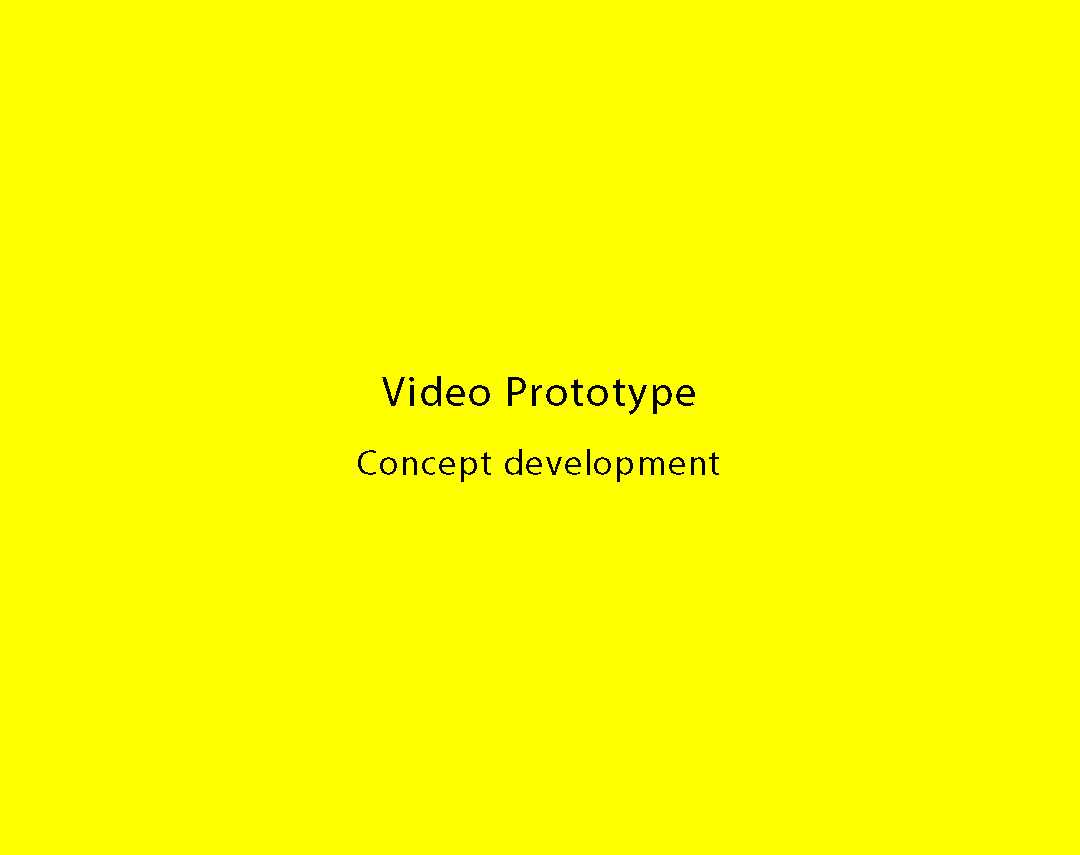
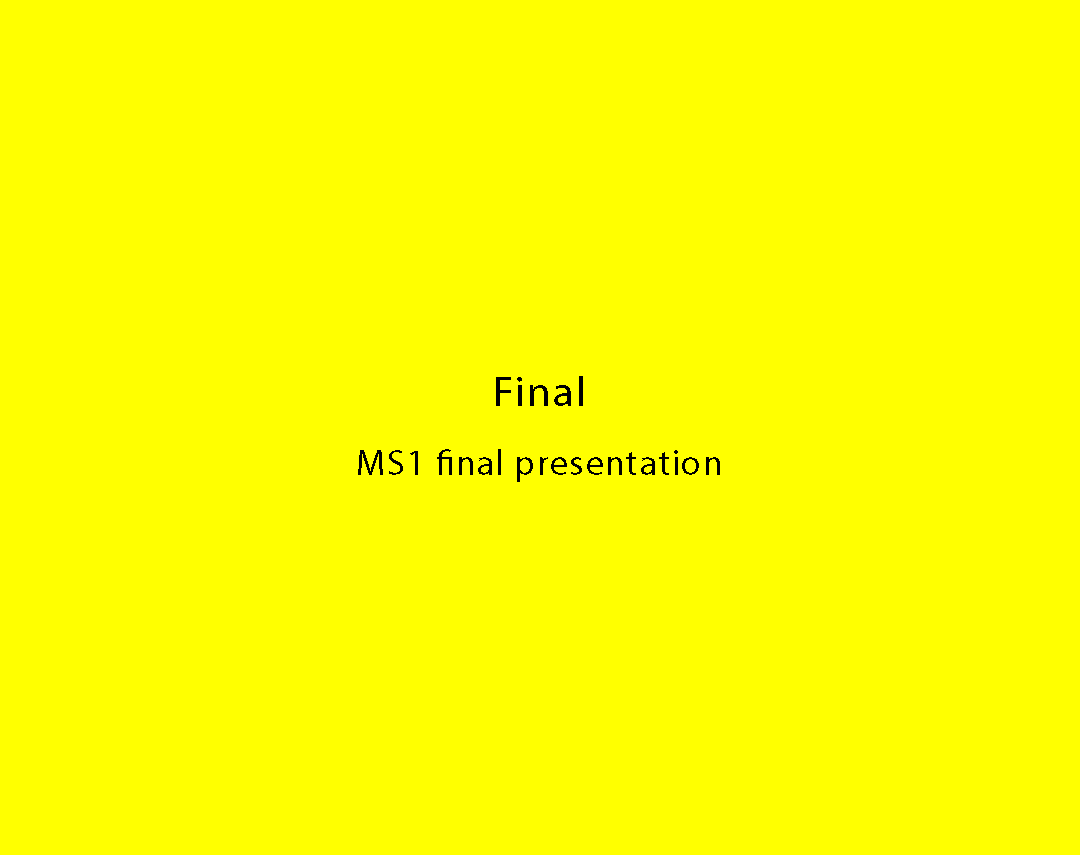
Two versions of the same layered image (1080px x 855px). Layer-by-layer changes:
renamed "Video Prototype Concept development" to "Final MS1 final presentation", painted on it over [358, 376, 720, 482]
